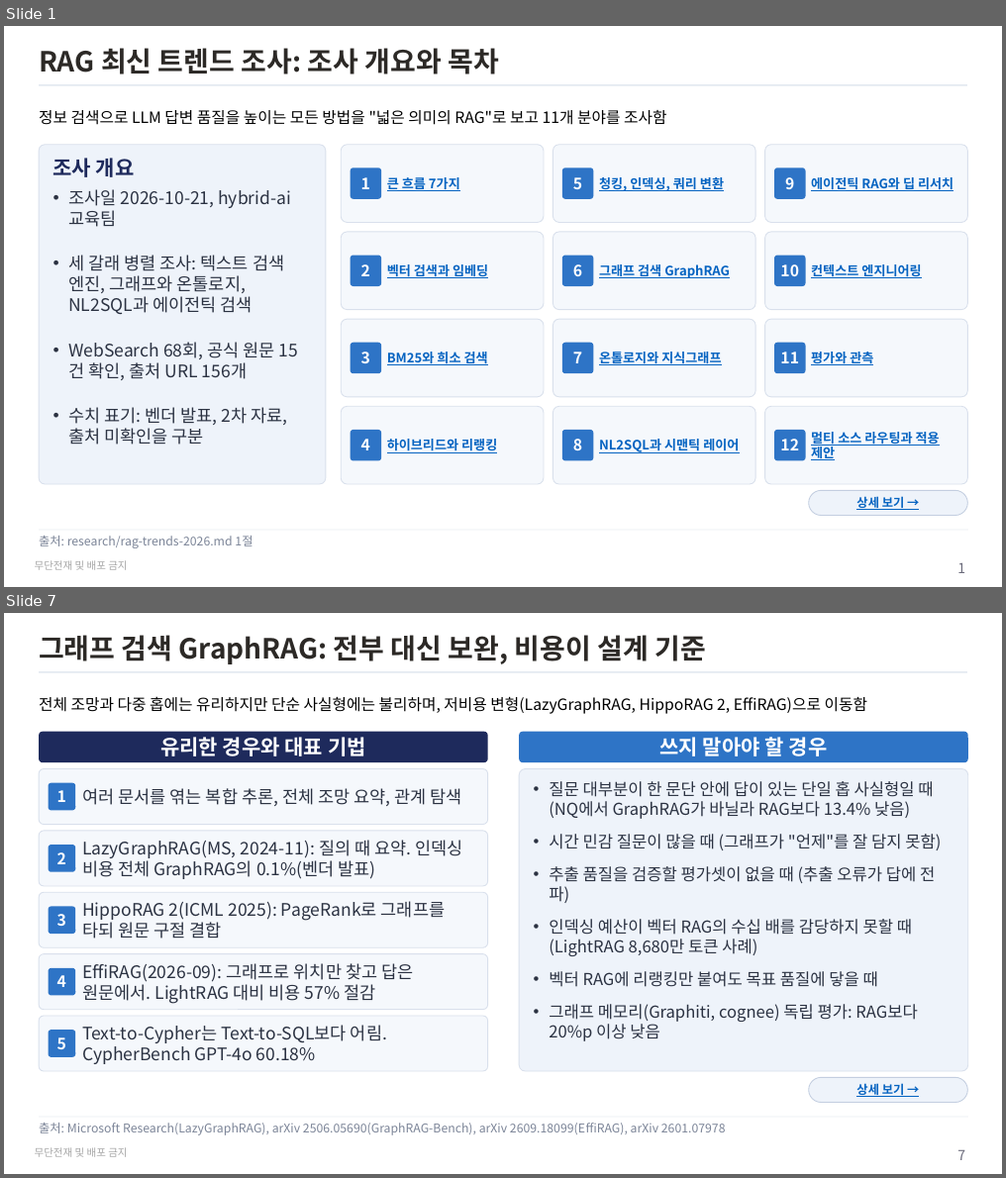
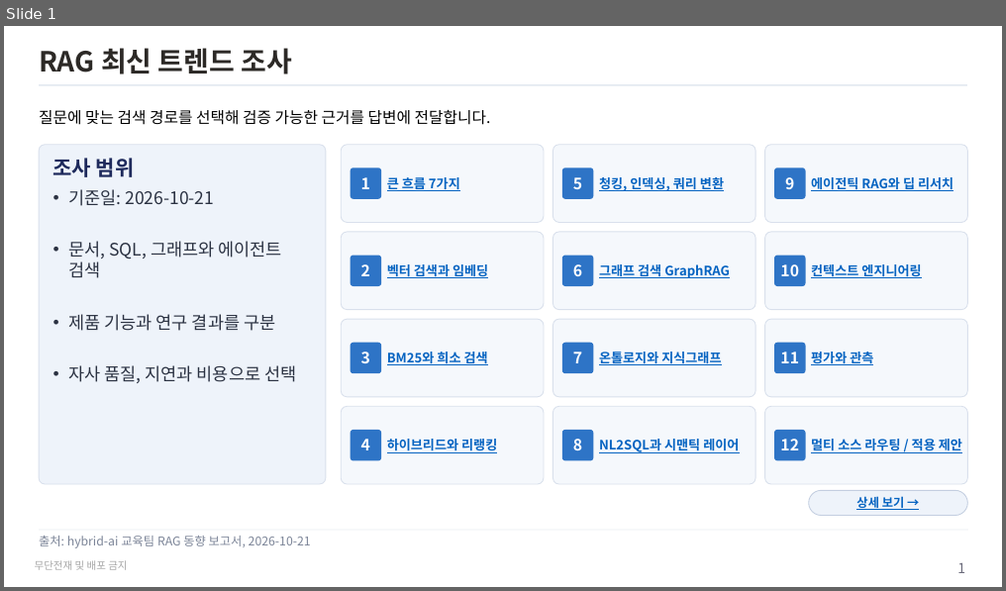
Before and after one commit to unicorn-campus/hybrid-ai, a slide deck: research/rag-trends-2026.pptx. Shown one above the other, each under a label of ours: slides 1 and 7 before the commit, slide 1 after it; the slides between them are not shown. The pictures are 1006x1178 and 1006x591 pixels, drawn with LibreOffice and Linux fonts; fonts in the diff are those of the drawing. Boxes give left, top, right and bottom in pixels: in the first picture for what was removed or moved away, otherwise in the second. Text is boxed around its words. In the diff, an @@ line names an element or a change of style, - is before the commit and + after.

Commit message:
RAG 동향 재검토와 Neo4j 및 Cohere 보완 내용을 PPT에 반영

```diff
--- a/research/rag-trends-2026.pptx
+++ b/research/rag-trends-2026.pptx
@@ slide 7 removed at (x1=4, y1=613, x2=1002, y2=1174), background #FFFFFF; not listed: 2 template elements that a slide beside it also shows @@
@@ title removed at (x1=39, y1=635, x2=706, y2=664) @@
-그래프 검색 GraphRAG: 전부 대신 보완, 비용이 설계 기준
@@ text removed at (x1=39, y1=696, x2=867, y2=714) @@
-전체 조망과 다중 홉에는 유리하지만 단순 사실형에는 불리하며, 저비용 변형(LazyGraphRAG, HippoRAG 2, EffiRAG)으로 이동함
@@ rounded rectangle removed at (x1=39, y1=732, x2=488, y2=762) @@
@@ text removed at (x1=160, y1=737, x2=366, y2=757) @@
-유리한 경우와 대표 기법
@@ rounded rectangle removed at (x1=519, y1=732, x2=968, y2=762) @@
@@ text removed at (x1=660, y1=737, x2=828, y2=757) @@
-쓰지 말아야 할 경우
@@ rounded rectangle removed at (x1=39, y1=769, x2=488, y2=825) @@
@@ rounded rectangle removed at (x1=49, y1=783, x2=75, y2=811) @@
@@ text removed at (x1=57, y1=790, x2=66, y2=802) @@
-1
@@ text removed at (x1=82, y1=788, x2=462, y2=806) @@
-여러 문서를 엮는 복합 추론, 전체 조망 요약, 관계 탐색
@@ rounded rectangle removed at (x1=519, y1=769, x2=968, y2=1071) @@
-• 질문 대부분이 한 문단 안에 답이 있는 단일 홉 사실형일 때 (NQ에서 GraphRAG가 바닐라 RAG보다 13.4% 낮음)
-• 시간 민감 질문이 많을 때 (그래프가 "언제"를 잘 담지 못함)
-• 추출 품질을 검증할 평가셋이 없을 때 (추출 오류가 답에 전파)
-• 인덱싱 예산이 벡터 RAG의 수십 배를 감당하지 못할 때 (LightRAG 8,680만 토큰 사례)
-• 벡터 RAG에 리랭킹만 붙여도 목표 품질에 닿을 때
-• 그래프 메모리(Graphiti, cognee) 독립 평가: RAG보다 20%p 이상 낮음
@@ rounded rectangle removed at (x1=39, y1=831, x2=488, y2=886) @@
@@ rounded rectangle removed at (x1=49, y1=845, x2=75, y2=871) @@
@@ text removed at (x1=82, y1=840, x2=462, y2=879) @@
-LazyGraphRAG(MS, 2024-11): 질의 때 요약. 인덱싱 비용 전체 GraphRAG의 0.1%(벤더 발표)
@@ text removed at (x1=57, y1=853, x2=66, y2=864) @@
-2
@@ rounded rectangle removed at (x1=39, y1=892, x2=488, y2=948) @@
@@ rounded rectangle removed at (x1=49, y1=907, x2=75, y2=934) @@
@@ text removed at (x1=82, y1=901, x2=445, y2=939) @@
-HippoRAG 2(ICML 2025): PageRank로 그래프를 타되 원문 구절 결합
@@ text removed at (x1=57, y1=914, x2=66, y2=926) @@
-3
@@ rounded rectangle removed at (x1=39, y1=955, x2=488, y2=1010) @@
@@ rounded rectangle removed at (x1=49, y1=968, x2=75, y2=996) @@
@@ text removed at (x1=82, y1=963, x2=413, y2=1004) @@
-EffiRAG(2026-09): 그래프로 위치만 찾고 답은 원문에서. LightRAG 대비 비용 57% 절감
@@ text removed at (x1=57, y1=975, x2=66, y2=987) @@
-4
@@ rounded rectangle removed at (x1=39, y1=1016, x2=488, y2=1071) @@
@@ text removed at (x1=82, y1=1025, x2=387, y2=1064) @@
-Text-to-Cypher는 Text-to-SQL보다 어림. CypherBench GPT-4o 60.18%
@@ rounded rectangle removed at (x1=49, y1=1030, x2=75, y2=1058) @@
@@ text removed at (x1=57, y1=1038, x2=66, y2=1050) @@
-5
@@ rounded rectangle removed at (x1=809, y1=1077, x2=967, y2=1103) @@
@@ text removed at (x1=856, y1=1083, x2=905, y2=1097) @@
-상세 보기 →
@@ line removed from (39, 1117) to (968, 1117) @@
@@ text removed at (x1=39, y1=1123, x2=726, y2=1136) @@
-출처: Microsoft Research(LazyGraphRAG), arXiv 2506.05690(GraphRAG-Bench), arXiv 2609.18099(EffiRAG), arXiv 2601.07978
@@ page number removed at (x1=957, y1=1151, x2=965, y2=1160) @@
-7
@@ slide 1 changed as well @@
@@ title at (x1=39, y1=48, x2=293, y2=75): text changed @@
-RAG 최신 트렌드 조사: 조사 개요와 목차
+RAG 최신 트렌드 조사
@@ text at (x1=39, y1=110, x2=491, y2=125): text changed @@
-정보 검색으로 LLM 답변 품질을 높이는 모든 방법을 "넓은 의미의 RAG"로 보고 11개 분야를 조사함
+질문에 맞는 검색 경로를 선택해 검증 가능한 근거를 답변에 전달합니다.
@@ text in rounded rectangle at (x1=54, y1=158, x2=296, y2=383): text changed @@
-조사 개요
-• 조사일 2026-10-21, hybrid-ai 교육팀
-• 세 갈래 병렬 조사: 텍스트 검색 엔진, 그래프와 온톨로지, NL2SQL과 에이전틱 검색
-• WebSearch 68회, 공식 원문 15건 확인, 출처 URL 156개
-• 수치 표기: 벤더 발표, 2차 자료, 출처 미확인을 구분
+조사 범위
+• 기준일: 2026-10-21
+• 문서, SQL, 그래프와 에이전트 검색
+• 제품 기능과 연구 결과를 구분
+• 자사 품질, 지연과 비용으로 선택
@@ text at (x1=811, y1=439, x2=962, y2=454): text changed @@
-멀티 소스 라우팅과 적용 제안
+멀티 소스 라우팅 / 적용 제안
@@ text at (x1=39, y1=536, x2=311, y2=549): text changed @@
-출처: research/rag-trends-2026.md 1절
+출처: hybrid-ai 교육팀 RAG 동향 보고서, 2026-10-21
```
Also in this commit, not shown: 12 other slides changed, 1 slide added, 2 other files.
